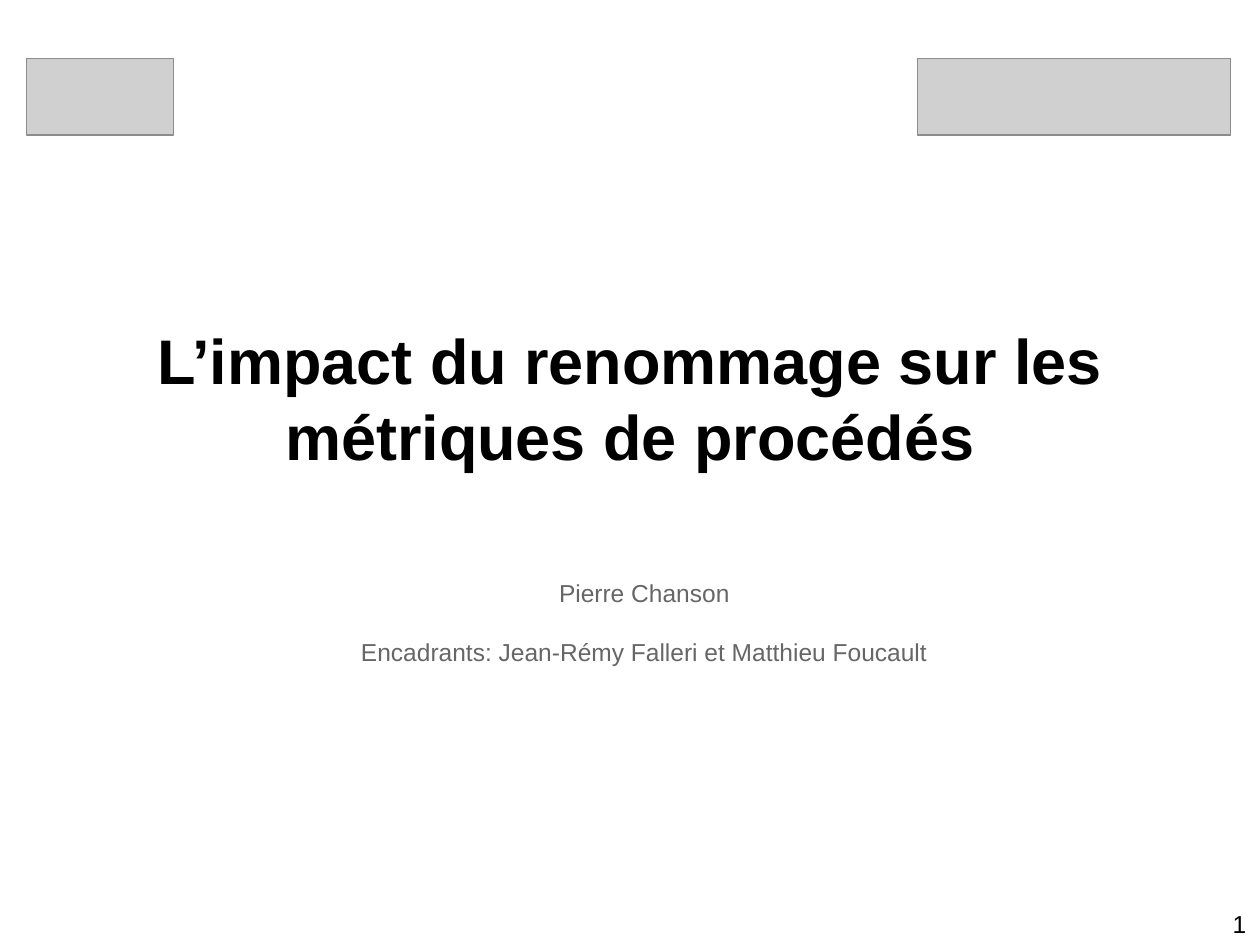
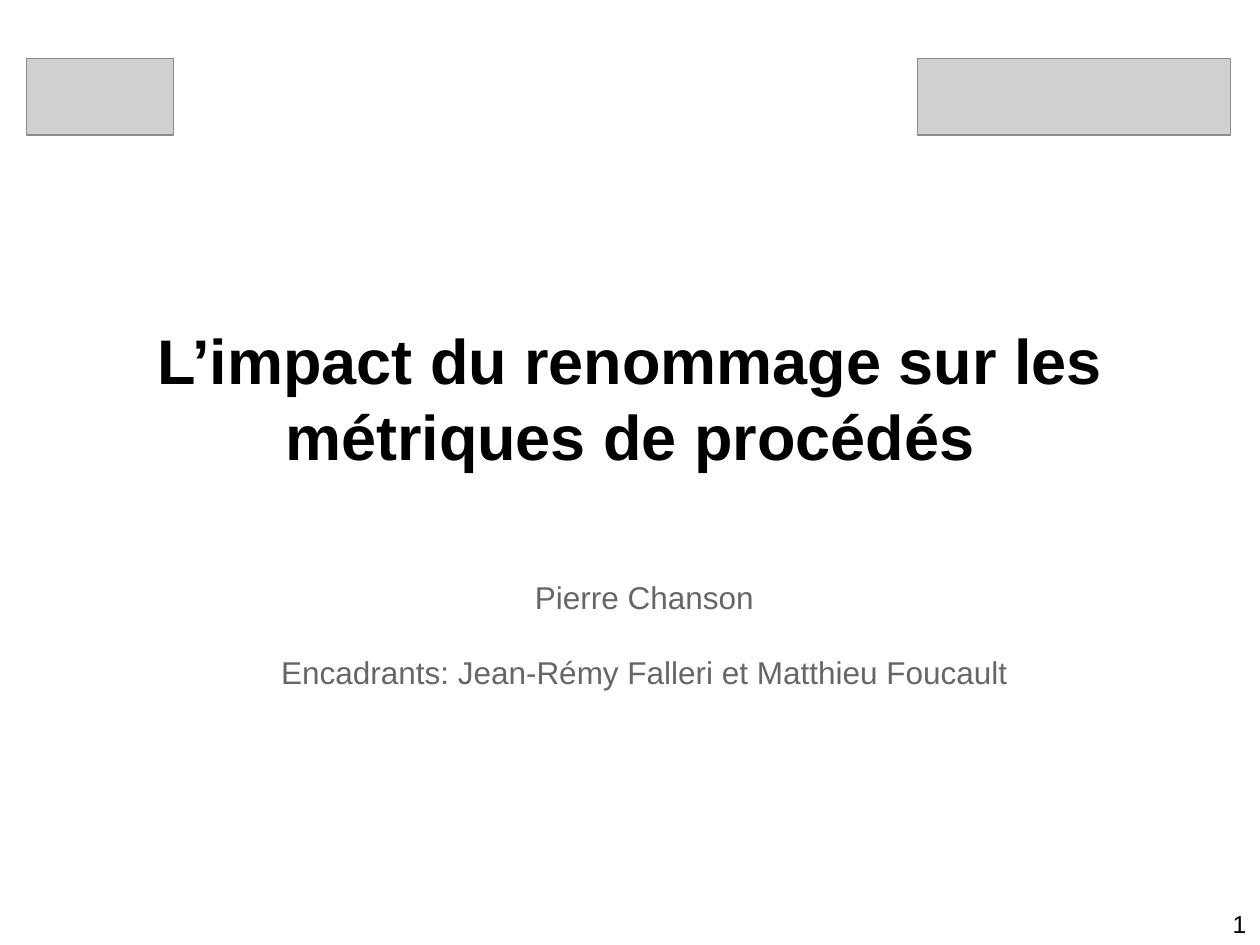
Before and after one commit to stonesong/Stage, a slide deck: slide 1 of presentation/presStageM2.pptx. Drawn at 1260x945 pixels with LibreOffice and Linux fonts; fonts in the diff are those of the drawing; grey boxes stand for pictures. Boxes give left, top, right and bottom in pixels: in the first picture for what was removed or moved away, otherwise in the second. Text is boxed around its words. In the diff, an @@ line names an element or a change of style, - is before the commit and + after.

```diff
--- a/presentation/presStageM2.pptx
+++ b/presentation/presStageM2.pptx
@@ subtitle "Pierre Chanson" at (281, 586, 1007, 690): size 14 to 18 pt @@
```
Also in this commit, not shown: 16 other slides changed, 4 slides added, 1 slide removed, 1 other file.
